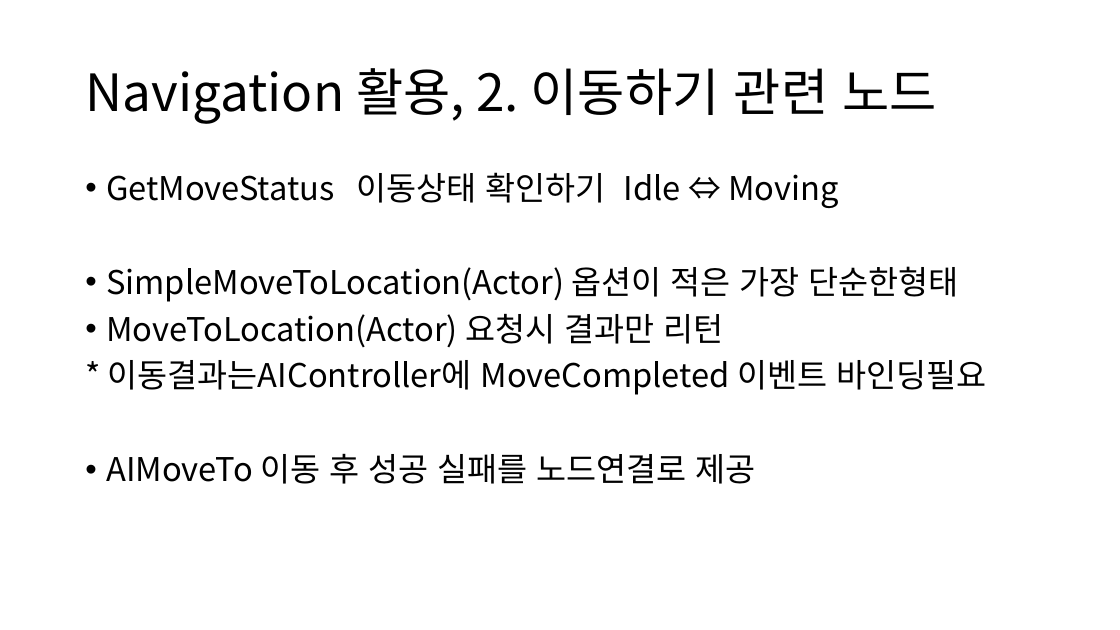
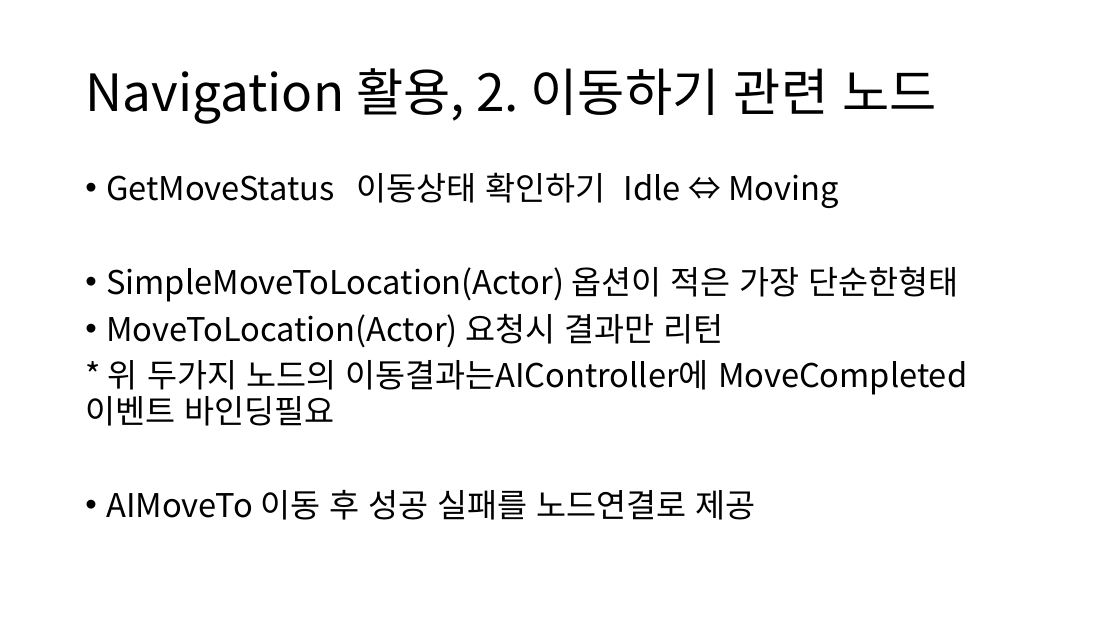
Before and after one commit to ldw9981/UE4_Blueprint, a slide deck: slide 5 of Day04/AI.pptx. Drawn at 1120x630 pixels with LibreOffice and Linux fonts; fonts in the diff are those of the drawing. Boxes give left, top, right and bottom in pixels: in the first picture for what was removed or moved away, otherwise in the second. Text is boxed around its words. In the diff, an @@ line names an element or a change of style, - is before the commit and + after.

```diff
--- a/Day04/AI.pptx
+++ b/Day04/AI.pptx
@@ text at <box>85,360,967,426</box>: text changed @@
-* 이동결과는AIController에 MoveCompleted 이벤트 바인딩필요
+* 위 두가지 노드의 이동결과는AIController에 MoveCompleted 이벤트 바인딩필요
```
Also in this commit, not shown: 3 other files.
